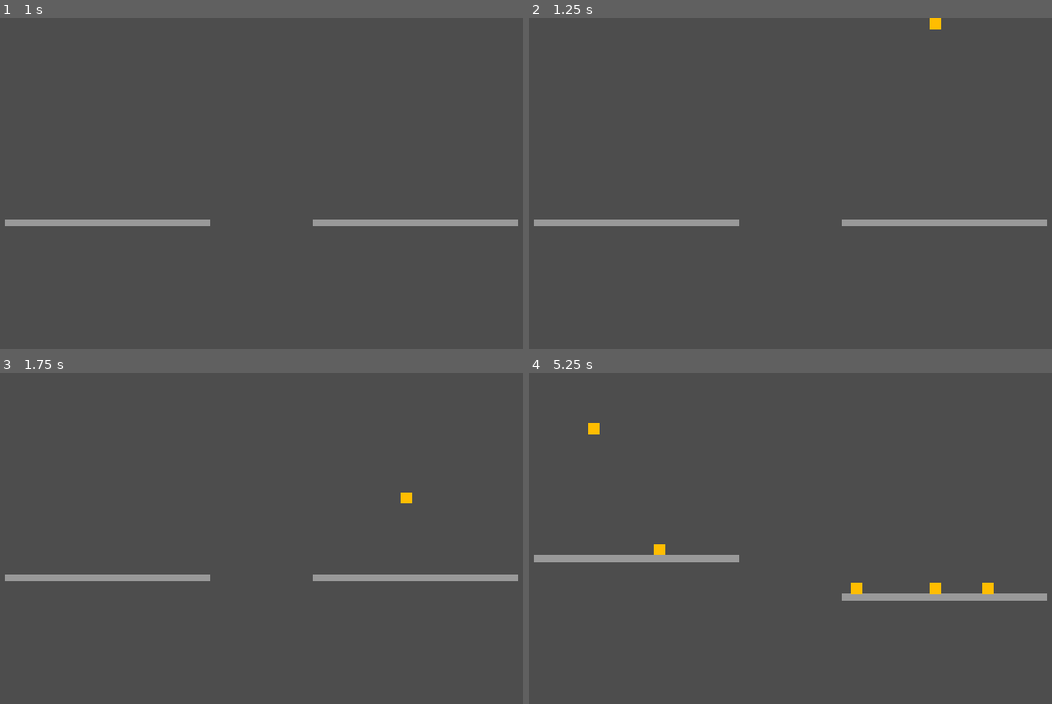
Above: before the commit, frames 1-4 (two rows, left to right).
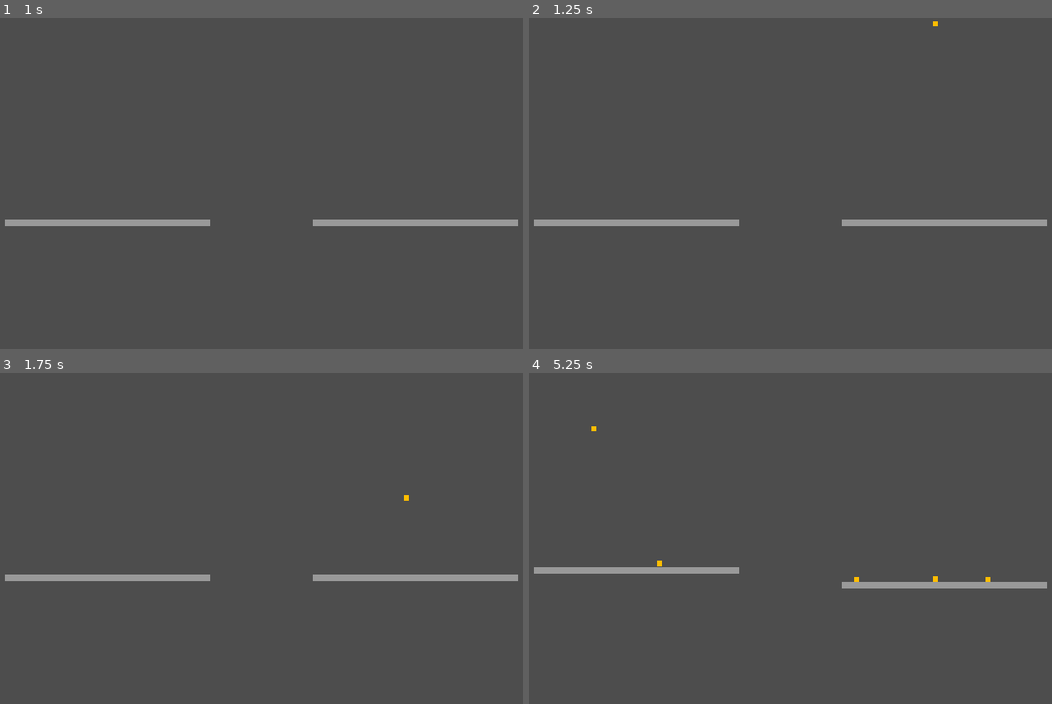
Above: after the commit, the same moments.

Repository: njamster/gmtk_jam_2024
Game: Godot game, scene res://screens/game.tscn
The game is run twice, just before and just after one commit, with the same random seed, the same clock (stepped at 60 frames per second) and the same inputs.
Inputs (mouse positions are in pixels of both pictures, inside the frame that each line leads up to):
- Up to frame 1 (1 s): tap Enter at 0.5 s; move the mouse to (407, 183) at 0.52 s; hold Right (walk_right) from 0.53 s (still down); click (407, 183) at 0.67 s; tap Space (jump) at 0.77 s
- Up to frame 2 (1.25 s): keep holding Right (walk_right)
- Up to frame 3 (1.75 s): keep holding Right (walk_right); move the mouse to (130, 574) at 1.27 s; click (130, 574) at 1.42 s; tap Space (jump) at 1.52 s
- Up to frame 4 (5.25 s): move the mouse to (858, 475) at 2.02 s; release Right (walk_right) at 2.03 s; hold Left (walk_left) 2.03-2.78 s; click (858, 475) at 2.17 s; move the mouse to (759, 631) at 2.77 s; hold Right (walk_right) 2.78-4.28 s; click (759, 631) at 2.92 s; tap Space (jump) at 3.02, 3.77, 4.52 s; move the mouse to (989, 611) at 3.52 s; click (989, 611) at 3.67 s; move the mouse to (591, 502) at 4.27 s; hold Left (walk_left) 4.28-5.03 s; click (591, 502) at 4.42 s; move the mouse to (821, 558) at 5.02 s; hold Right (walk_right) from 5.03 s (still down); click (821, 558) at 5.17 s

Frame 1 is identical in both runs. In frame 2, less than 0.1% of the frame differs, in the area x 76-79%, y 0-4%; in frame 3, less than 0.1%; in frame 4, 3.6%, in the area x 0-100%, y 15-69%.

Commit message:
Hold mouse button to spawn bigger blocks

Diff:
--- a/blocks/basic_block.gd
+++ b/blocks/basic_block.gd
@@ -1,7 +1,18 @@
 extends RigidBody2D
 
 
+const MIN_SCALE := 0.5
+const MAX_SCALE := 8.0
+
 var _is_grounded := false
+
+
+func rescale(factor : float) -> void:
+	factor = clamp(factor, MIN_SCALE, MAX_SCALE)
+
+	$Appearance.scale *= Vector2(factor, factor)
+	$Hitbox.scale *= Vector2(factor, factor)
+	mass *= factor
 
 
 func _on_body_entered(body: Node) -> void:
--- a/scale/scale.gd
+++ b/scale/scale.gd
@@ -2,7 +2,7 @@
 
 
 const MAX_HEIGHT := 500  # pixels
-const DEFAULT_WEIGHT := 10.0  # kilogram
+const DEFAULT_WEIGHT := 20.0  # kilogram
 const MOVE_SPEED := 60.0  # pixels per second
 
 var total_weight_L := DEFAULT_WEIGHT
--- a/screens/game.gd
+++ b/screens/game.gd
@@ -3,13 +3,20 @@
 
 const BASIC_BLOCK := preload("res://blocks/basic_block.tscn")
 
+var button_pressed_time : float
+
 
 func _input(event: InputEvent) -> void:
 	if event is InputEventMouseButton and event.button_index == MOUSE_BUTTON_LEFT:
-		if event.is_released():
+		if event.pressed:
+			button_pressed_time = Time.get_unix_time_from_system()
+		else:
+			var hold_time = Time.get_unix_time_from_system() - button_pressed_time
+
 			var block := BASIC_BLOCK.instantiate()
 			block.global_position.x = event.global_position.x
 			block.global_position.y = -100
+			block.rescale(4 * hold_time)
 			$Blocks.add_child(block)
 
 
